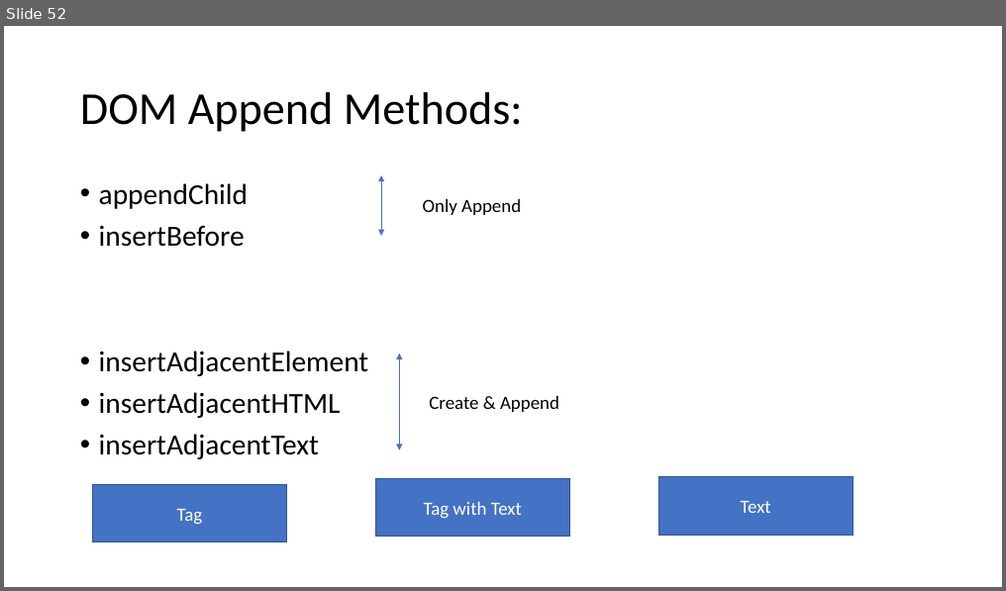
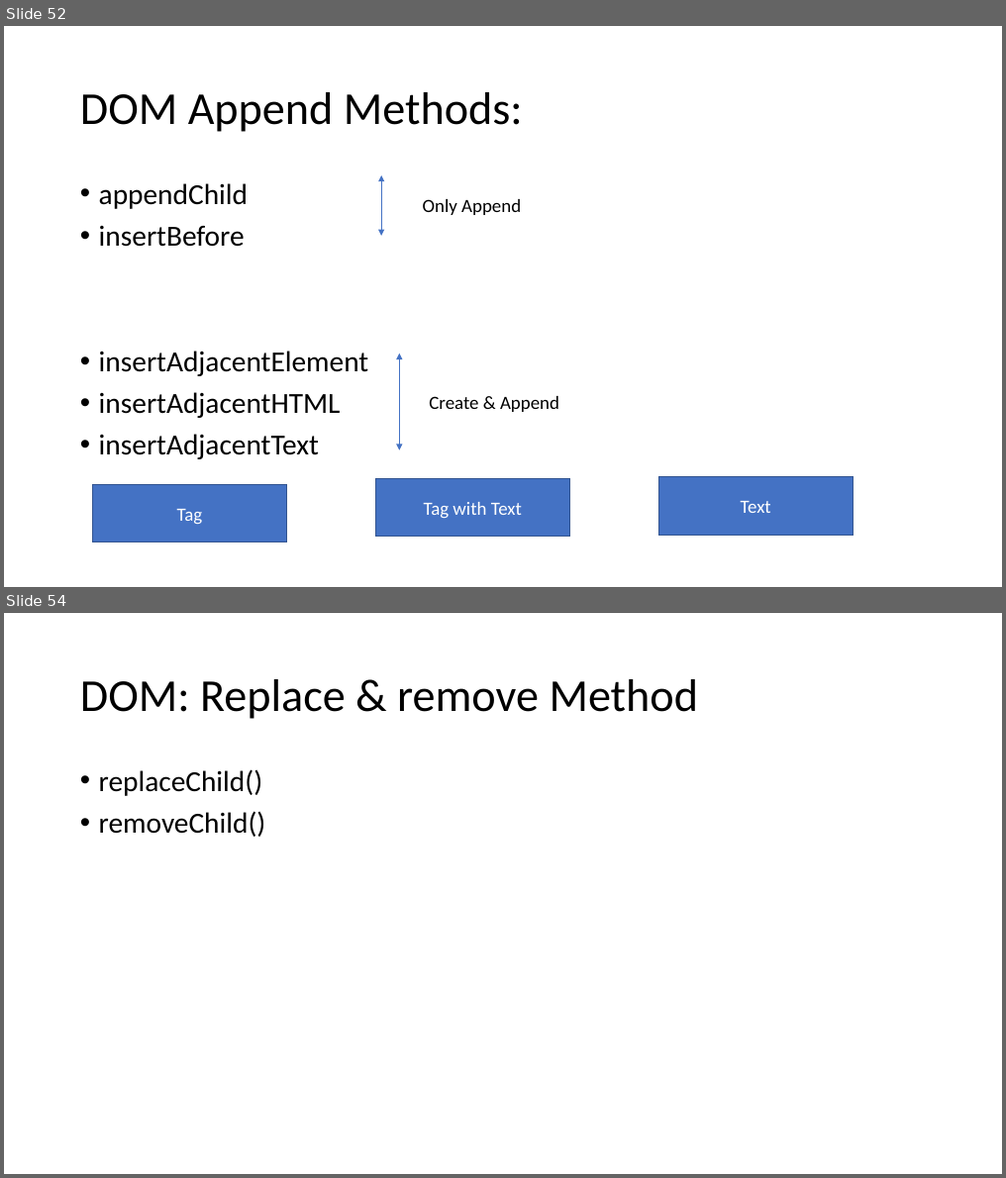
Before and after one commit to PiyushChaturvedii/batch03, a slide deck: JS Array Methods.pptx. Shown one above the other, each under a label of ours: slide 52 before the commit, slides 52 and 54 after it; the slides between them are not shown. The pictures are 1006x591 and 1006x1178 pixels, drawn with LibreOffice and Linux fonts; fonts in the diff are those of the drawing. Boxes give left, top, right and bottom in pixels: in the first picture for what was removed or moved away, otherwise in the second. Text is boxed around its words. In the diff, an @@ line names an element or a change of style, - is before the commit and + after.

```diff
--- a/JS Array Methods.pptx
+++ b/JS Array Methods.pptx
@@ slide 54 added at (4, 613, 1002, 1174), background #FFFFFF @@
@@ title added at (80, 679, 699, 719), 44 pt, text #000000 @@
+DOM: Replace & remove Method
@@ text added at (99, 769, 266, 837), 28 pt, text #000000 @@
+• replaceChild()
+• removeChild()
```
Also in this commit, not shown: 1 slide changed, 1 other slide added, 7 other files.
